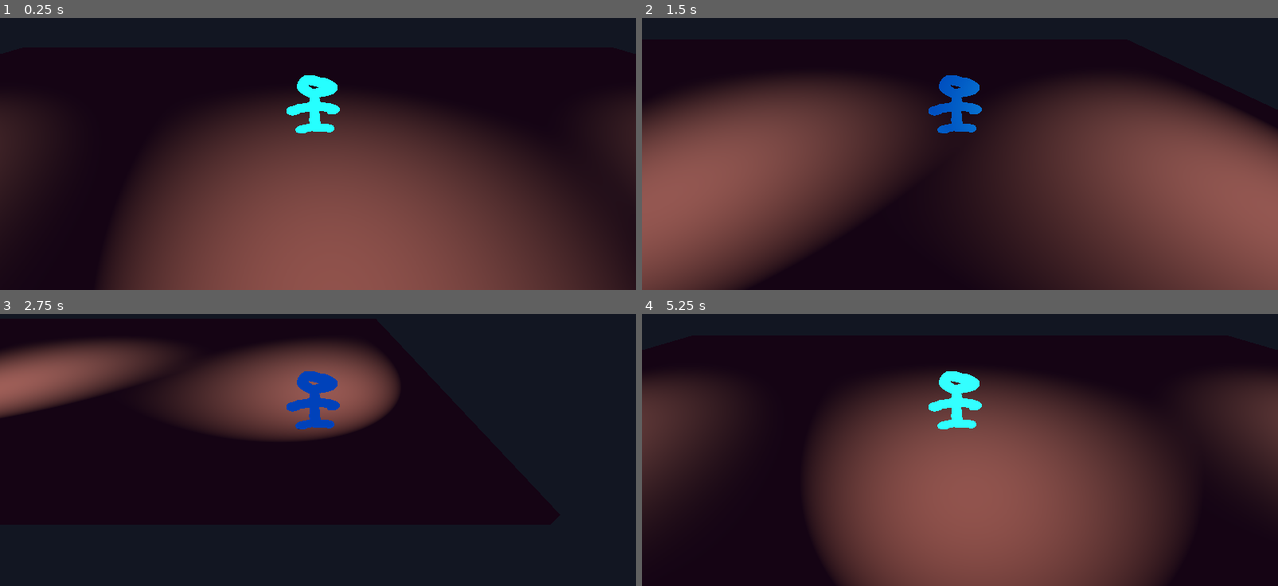
Above: before the commit, frames 1-4 (two rows, left to right).
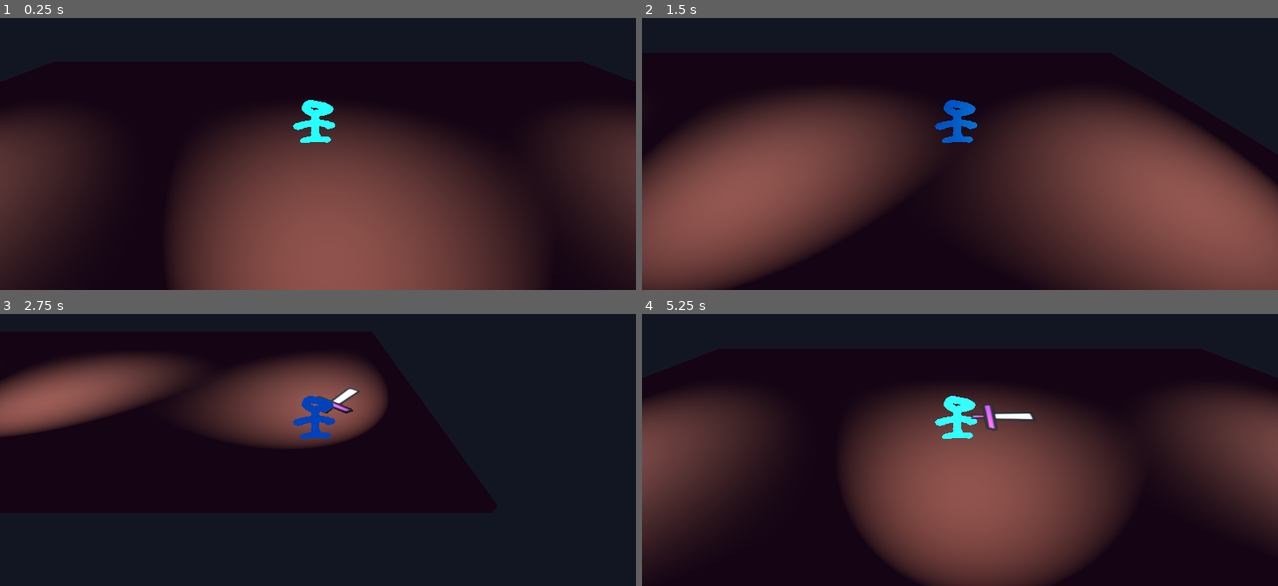
Above: after the commit, the same moments.

Repository: NaviArgot/MelonJam2025
Game: Godot game, scene res://protoscene.tscn
Same seed, same stepped clock (60 frames per second), same inputs: the game is played once before the commit and once after it.
Inputs (mouse positions are in pixels of both pictures, inside the frame that each line leads up to):
- Up to frame 1 (0.25 s): no input
- Up to frame 2 (1.5 s): tap Enter at 0.5 s; move the mouse to (1099, 94) at 0.52 s; press the mouse at (1099, 94) at 0.53 s; hold D (right) 0.53-1.28 s; move the mouse to (832, 129) at 1.27 s; release the mouse at (832, 129) at 1.28 s; hold S (down) from 1.28 s (still down); click (832, 129) at 1.35 s
- Up to frame 3 (2.75 s): move the mouse to (381, 327) at 2.02 s; release S (down) at 2.03 s; press the mouse at (381, 327) at 2.03 s; hold D (right) from 2.03 s (still down)
- Up to frame 4 (5.25 s): move the mouse to (928, 479) at 2.77 s; release D (right) at 2.78 s; release the mouse at (928, 479) at 2.78 s; hold W (up) 2.78-3.53 s; click (928, 479) at 2.85 s; move the mouse to (1150, 460) at 3.52 s; press the mouse at (1150, 460) at 3.53 s; hold A (left) 3.53-5.03 s; move the mouse to (769, 354) at 4.27 s; release the mouse at (769, 354) at 4.28 s; click (769, 354) at 4.35 s; move the mouse to (991, 406) at 5.02 s; press the mouse at (991, 406) at 5.03 s; hold S (down) from 5.03 s (still down)

The runs differ from the first frame. In frame 1, 19% of the frame differs, in the area x 0-100%, y 21-100%; in frame 2, 14%; in frame 3, 12%; in frame 4, 32%.

Commit message:
Implemented basic attack logic

Diff:
--- a/player.gd
+++ b/player.gd
@@ -1,7 +1,11 @@
 class_name Player
 extends CharacterBody3D
 
+enum DIR {UP, DOWN, LEFT, RIGHT}
+
 @export var maxSpeed: float = 1.0
+
+var facing: Vector3 = Vector3(0.0, 0.0, -1.0)
 var speed: Vector3 = Vector3(0.0, 0.0, 0.0)
 
 func receiveInput () -> void:
@@ -15,6 +19,20 @@
 		speed.x = maxSpeed
 	if Input.is_action_pressed("left"):
 		speed.x = -maxSpeed
+	if Input.is_action_pressed("attack"):
+		$Weapon.attack(facing)
+	else:
+		$Weapon.disable()
+
+func computeFacingTarget() -> void:
+	var mousePos = get_viewport().get_mouse_position()
+	var center = get_viewport().get_visible_rect().size/2
+	var target = mousePos - center
+	facing.x = target.x
+	facing.y = 0.0
+	facing.z = target.y
+	facing = facing.normalized()
+
 
 # Called when the node enters the scene tree for the first time.
 func _ready() -> void:
@@ -23,6 +41,6 @@
 
 # Called every frame. 'delta' is the elapsed time since the previous frame.
 func _process(delta: float) -> void:
+	computeFacingTarget()
 	receiveInput()
 	move_and_collide(speed * delta)
-	print(position)
--- a/player.tscn
+++ b/player.tscn
@@ -1,7 +1,8 @@
-[gd_scene load_steps=6 format=3 uid="uid://kwryfc7m7ss3"]
+[gd_scene load_steps=7 format=3 uid="uid://kwryfc7m7ss3"]
 
 [ext_resource type="Script" uid="uid://c7xewgfi5kbp0" path="res://player.gd" id="1_onrkg"]
 [ext_resource type="Texture2D" uid="uid://dwuwvoo8me7b3" path="res://assets/ph_player.png" id="2_i3pqv"]
+[ext_resource type="PackedScene" uid="uid://cqxnny5n3w2vi" path="res://weapon.tscn" id="3_i3pqv"]
 
 [sub_resource type="StandardMaterial3D" id="StandardMaterial3D_onrkg"]
 transparency = 2
@@ -24,7 +25,12 @@
 
 [node name="Collision" type="CollisionShape3D" parent="."]
 transform = Transform3D(1, 0, 0, 0, 1, 0, 0, 0, 1, -0.05038768, 0.01171577, 0)
+visible = false
 shape = SubResource("CapsuleShape3D_sweqy")
 
 [node name="Camera3D" type="Camera3D" parent="."]
-transform = Transform3D(1, 0, 0, 0, 0.8403302, 0.5420749, 0, -0.5420749, 0.8403302, 0, 1.706959, 2.8119984)
+transform = Transform3D(1, 0, 0, 0, 0.8403302, 0.5420749, 0, -0.5420749, 0.8403302, 0, 2.444, 3.435833)
+
+[node name="Weapon" parent="." instance=ExtResource("3_i3pqv")]
+transform = Transform3D(0.6, 0, 0, 0, 0.6, 0, 0, 0, 0.6, 0, 0, 0)
+distance = 0.8
--- /dev/null
+++ b/weapon.gd
@@ -0,0 +1,26 @@
+class_name Weapon
+extends StaticBody3D
+
+@export var distance: float = 0.0
+@export var damage: float = 1.0
+
+var enabled: bool = false
+
+func attack(facing: Vector3) -> void:
+	enabled = true
+	position = (facing * distance)
+	var angle = -atan2(facing.z, facing.x) + PI*3/2
+	$Mesh.rotation.y = angle
+
+func disable() -> void:
+	enabled = false
+
+# Called when the node enters the scene tree for the first time.
+func _ready() -> void:
+	enabled = false
+
+
+# Called every frame. 'delta' is the elapsed time since the previous frame.
+func _process(delta: float) -> void:
+	if enabled: visible = true
+	else: visible = false
--- /dev/null
+++ b/weapon.tscn
@@ -0,0 +1,28 @@
+[gd_scene load_steps=6 format=3 uid="uid://cqxnny5n3w2vi"]
+
+[ext_resource type="Script" uid="uid://qh1i0ekhnlio" path="res://weapon.gd" id="1_o2wld"]
+[ext_resource type="Texture2D" uid="uid://cxwcjjsrtgcvq" path="res://assets/ph_sword.png" id="1_swcir"]
+
+[sub_resource type="StandardMaterial3D" id="StandardMaterial3D_o2wld"]
+transparency = 2
+alpha_scissor_threshold = 0.5
+alpha_antialiasing_mode = 0
+albedo_texture = ExtResource("1_swcir")
+
+[sub_resource type="PlaneMesh" id="PlaneMesh_8xwfw"]
+material = SubResource("StandardMaterial3D_o2wld")
+
+[sub_resource type="SphereShape3D" id="SphereShape3D_8xwfw"]
+radius = 0.39182502
+
+[node name="Weapon" type="StaticBody3D"]
+collision_layer = 2
+collision_mask = 2
+script = ExtResource("1_o2wld")
+
+[node name="Mesh" type="MeshInstance3D" parent="."]
+mesh = SubResource("PlaneMesh_8xwfw")
+
+[node name="Collision" type="CollisionShape3D" parent="."]
+transform = Transform3D(1, 0, 0, 0, 1, 0, 0, 0, 1, -0.033054173, 0, -0.07579866)
+shape = SubResource("SphereShape3D_8xwfw")
Binary file added: assets/foam_sword.png
Not shown, added: assets/foam_sword.png.import
Binary file added: assets/ph_sword.png
Not shown, added: assets/ph_sword.png.import
Binary file added: assets/player_idle_anim_Sheet.png
Not shown, added: assets/player_idle_anim_Sheet.png.import
Binary file added: assets/player_run_anim_Sheet.png
Not shown, added: assets/player_run_anim_Sheet.png.import
Not shown, added: weapon.gd.uid
